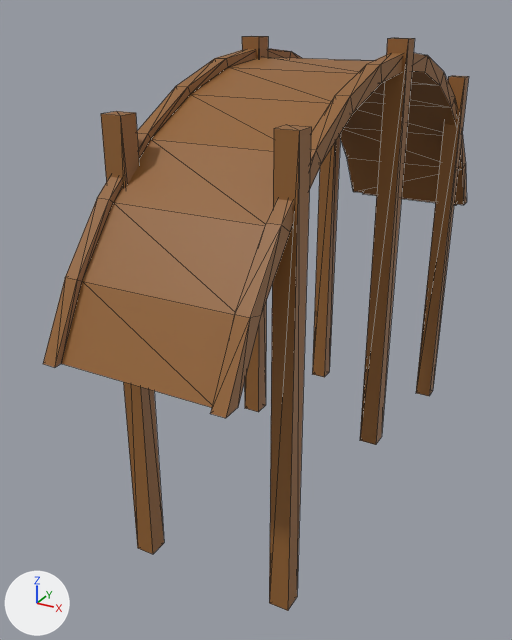
Before and after pictures for a commit that changed the COLLADA model bridge.dae.
The view is the same before and after, from a camera (50 mm lens) standing at (2.76, -6.32, 1.27) and looking at (-0.44, -0.49, -1.65). Lighting does not change. The marker at lower left points along +X, +Y and +Z. Mesh edges are drawn as thin lines. Where no turn or scale is listed for an object, it has been applied to the vertices.
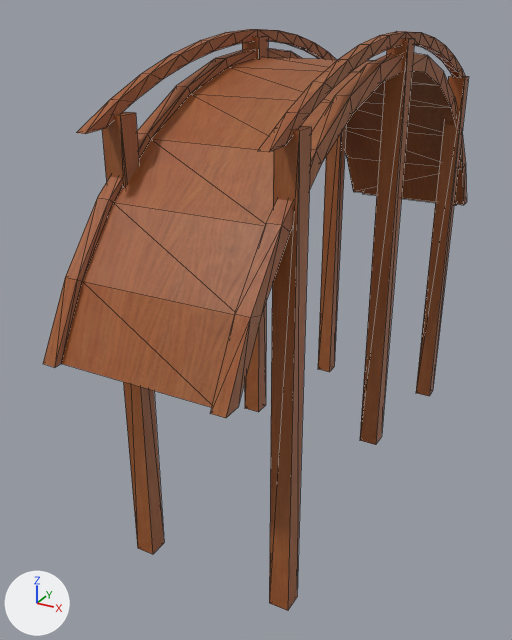
What differs and where, as boxes (x1, y1, x2, y2) in the pictures (512 x 640 px; the box of a moved part takes in the faces that stretch with it):
'mesh9', mesh moved: before (312, 133, 341, 377); after (318, 125, 346, 372)
'mesh15', added (brown): after (258, 31, 465, 152)
'mesh14', added (brown): after (77, 29, 335, 134)
part 2 of me_mesh13_geometry, moved or reshaped: (55, 49, 464, 367) in both
part 3 of me_mesh13_geometry, recoloured: (53, 49, 466, 418) in both

What the commit changed:
Picture 'Wood_Cherry_Original1.jpg' (img_wood_cherry_original1_jpg) is new.
Material 'Wood_Cherry_Original1' (mat_wood_cherry_original1) is new.
Its texture is img_wood_cherry_original1_jpg.
Its roughness is 0.55.
me_mesh9_geometry has 8 vertices, 12 faces and spans x -0.81..-0.62, y 1.81..1.99, z -3.44..0.57.
me_mesh9_geometry is used by ob_mesh9; location (0.0, 0.0, 0.0).
me_mesh9_geometry part 1: the whole mesh is moved by (0.0, 0.18, 0.0).
me_mesh13_geometry has 104 vertices, 192 faces and spans x -0.77..0.76, y -3.08..3.06, z -1.1..0.93.
me_mesh13_geometry is used by ob_mesh13; location (0.0, 0.0, 0.0).
Part 2, on me_mesh13_geometry:
72 faces are deleted.
72 new faces join them.
me_mesh13_geometry part 3: 192 faces spanning x -0.77..0.76, y -3.08..3.06, z -1.1..0.93 switch from mat_material1noculling (brown #936230) to mat_wood_cherry_original1 (picture img_wood_cherry_original1_jpg).
Mesh me_mesh15_geometry is new.
It has 52 vertices, 100 faces and spans x 0.67..0.75, y -2.5..2.43, z 0.48..1.09.
It uses material mat_wood_cherry_original1 (picture img_wood_cherry_original1_jpg).
Mesh me_mesh14_geometry is new.
It has 52 vertices, 100 faces and spans x -0.77..-0.68, y -2.5..2.42, z 0.48..1.09.
It uses material mat_wood_cherry_original1 (picture img_wood_cherry_original1_jpg).
Object 'mesh15' (ob_mesh15) is new; it shows me_mesh15_geometry.
Its location is (0.0, 0.0, 0.0).
Object 'mesh14' (ob_mesh14) is new; it shows me_mesh14_geometry.
Its location is (0.0, 0.0, 0.0).
